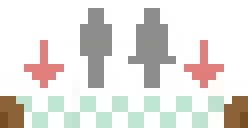
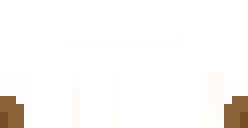
Layered file, before and after one edit (248x128). Changes by layer:
hid "Layer 3" over box(24, 40, 224, 88)
hid "Layer 2 copy" over box(80, 8, 208, 88)
hid "Layer 2" over box(16, 96, 224, 128)
